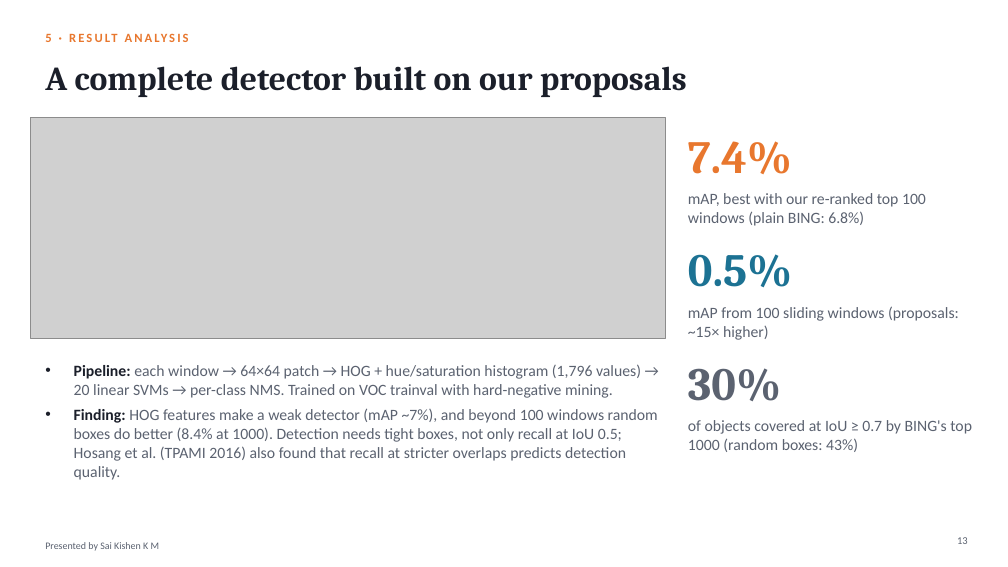
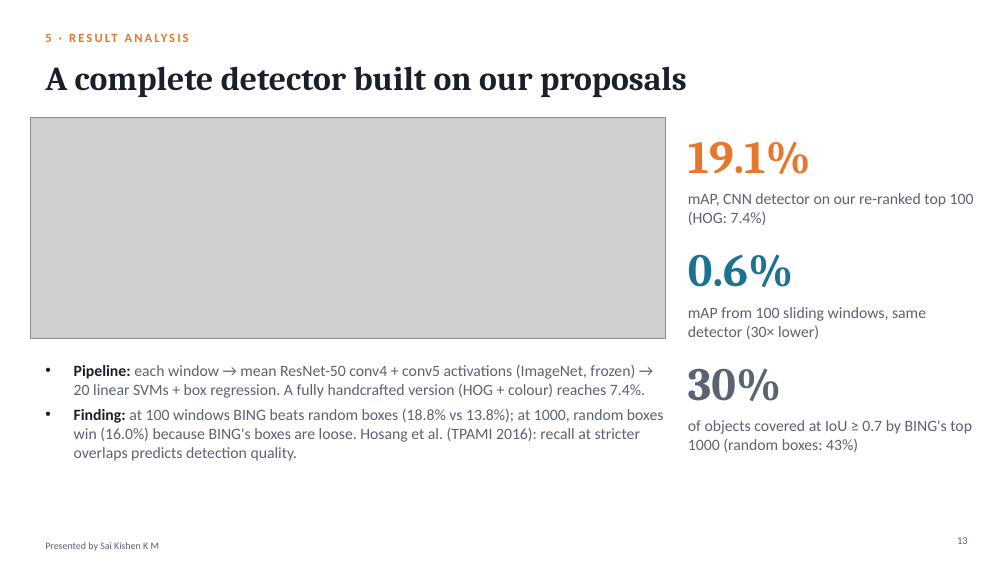
Before and after one commit to hari18305/cvprojectg10, a slide deck: slide 13 of presentation/BING_Objectness_Group10.pptx. Drawn at 1008x567 pixels with LibreOffice and Linux fonts; fonts in the diff are those of the drawing; grey boxes stand for pictures. Boxes give left, top, right and bottom in pixels: in the first picture for what was removed or moved away, otherwise in the second. Text is boxed around its words. In the diff, an @@ line names an element or a change of style, - is before the commit and + after.

```diff
--- a/presentation/BING_Objectness_Group10.pptx
+++ b/presentation/BING_Objectness_Group10.pptx
@@ text at box(688, 141, 811, 174): text changed @@
-7.4%
+19.1%
@@ text at box(688, 193, 974, 225): text changed @@
-mAP, best with our re-ranked top 100 windows (plain BING: 6.8%)
+mAP, CNN detector on our re-ranked top 100 (HOG: 7.4%)
@@ text at box(688, 254, 793, 287): text changed @@
-0.5%
+0.6%
@@ text at box(688, 307, 926, 339): text changed @@
-mAP from 100 sliding windows (proposals: ~15× higher)
+mAP from 100 sliding windows, same detector (30× lower)
@@ text at box(74, 365, 664, 461): text changed @@
-• Pipeline: each window → 64×64 patch → HOG + hue/saturation histogram (1,796 values) → 20 linear SVMs → per-class NMS. Trained on VOC trainval with hard-negative mining.
-• Finding: HOG features make a weak detector (mAP ~7%), and beyond 100 windows random boxes do better (8.4% at 1000). Detection needs tight boxes, not only recall at IoU 0.5; Hosang et al. (TPAMI 2016) also found that recall at stricter overlaps predicts detection quality.
+• Pipeline: each window → mean ResNet-50 conv4 + conv5 activations (ImageNet, frozen) → 20 linear SVMs + box regression. A fully handcrafted version (HOG + colour) reaches 7.4%.
+• Finding: at 100 windows BING beats random boxes (18.8% vs 13.8%); at 1000, random boxes win (16.0%) because BING's boxes are loose. Hosang et al. (TPAMI 2016): recall at stricter overlaps predicts detection quality.
```
Also in this commit, not shown: 2 other slides changed, 12 other files.
